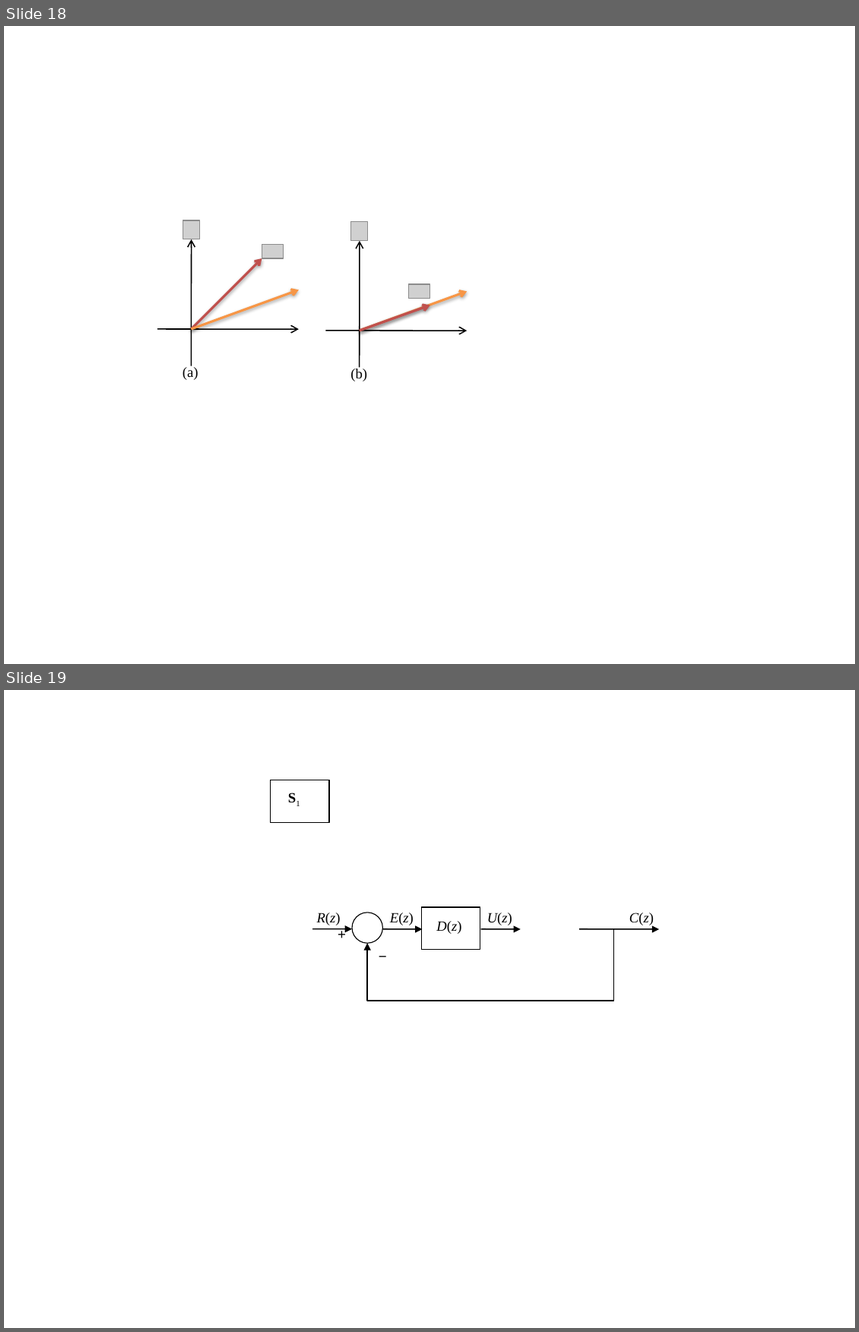
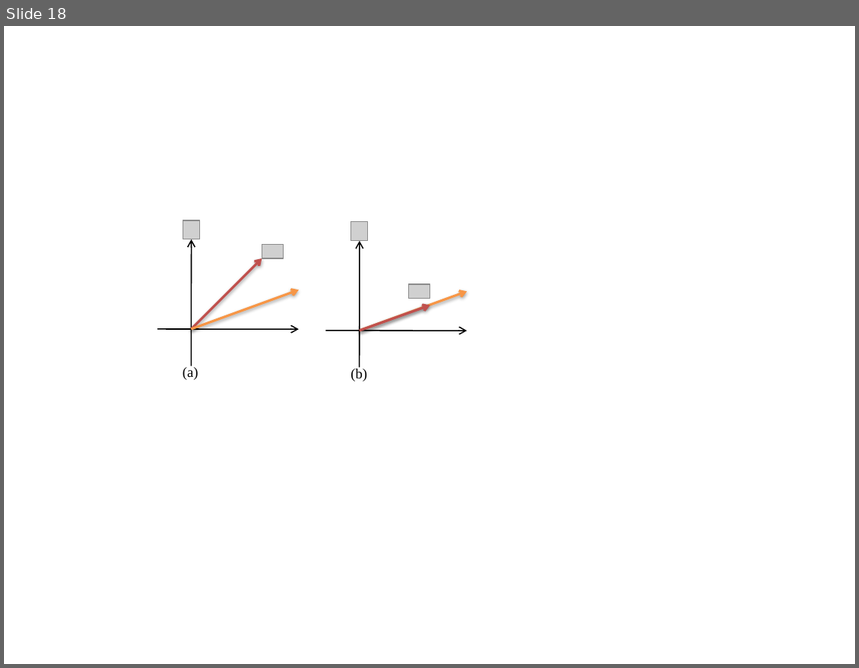
Before and after one commit to cpjobling/EGLM03-Resources, a slide deck: DigitalSystems/Lecture11/pictures/pictures-converted.pptx. Shown one above the other, each under a label of ours: slides 18 and 19 before the commit, slide 18 after it. The pictures are 859x1332 and 859x668 pixels, drawn with LibreOffice and Linux fonts; fonts in the diff are those of the drawing; grey boxes stand for pictures; background and template pictures are left out. Boxes give left, top, right and bottom in pixels: in the first picture for what was removed or moved away, otherwise in the second. Text is boxed around its words. In the diff, an @@ line names an element or a change of style, - is before the commit and + after.

```diff
--- a/DigitalSystems/Lecture11/pictures/pictures-converted.pptx
+++ b/DigitalSystems/Lecture11/pictures/pictures-converted.pptx
@@ slide 19 removed at <box>4,690,855,1328</box>, background #FFFFFF @@
@@ rectangle removed at <box>271,780,329,823</box> @@
@@ text removed at <box>280,784,310,810</box> @@
-S1
@@ text removed at <box>317,913,341,926</box> @@
-R(z)
@@ ellipse removed at <box>352,912,382,943</box> @@
@@ text removed at <box>390,913,414,926</box> @@
-E(z)
@@ rectangle removed at <box>422,907,481,950</box> @@
@@ text removed at <box>487,913,512,926</box> @@
-U(z)
@@ text removed at <box>629,913,654,926</box> @@
-C(z)
@@ arrow removed from (313, 929) to (352, 929) @@
@@ text removed at <box>329,922,354,947</box> @@
-+
@@ elbow arrow removed from (614, 929) to (367, 944) @@
@@ arrow removed from (382, 929) to (422, 929) @@
@@ text removed at <box>436,921,462,934</box> @@
-D(z)
@@ arrow removed from (481, 929) to (521, 929) @@
@@ arrow removed from (579, 929) to (659, 929) @@
@@ text removed at <box>370,944,395,969</box> @@
-−
```
Also in this commit, not shown: 1 slide added.
